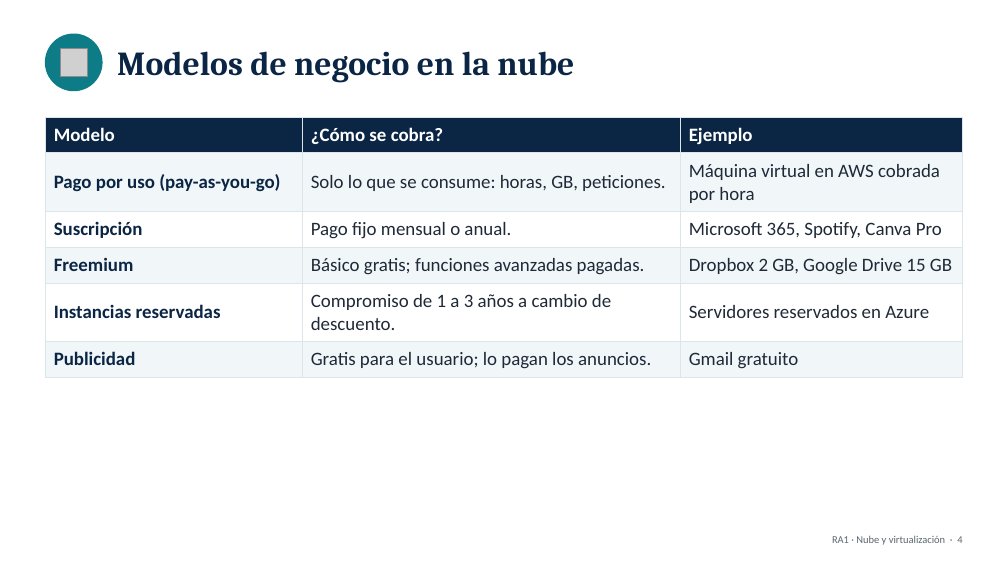
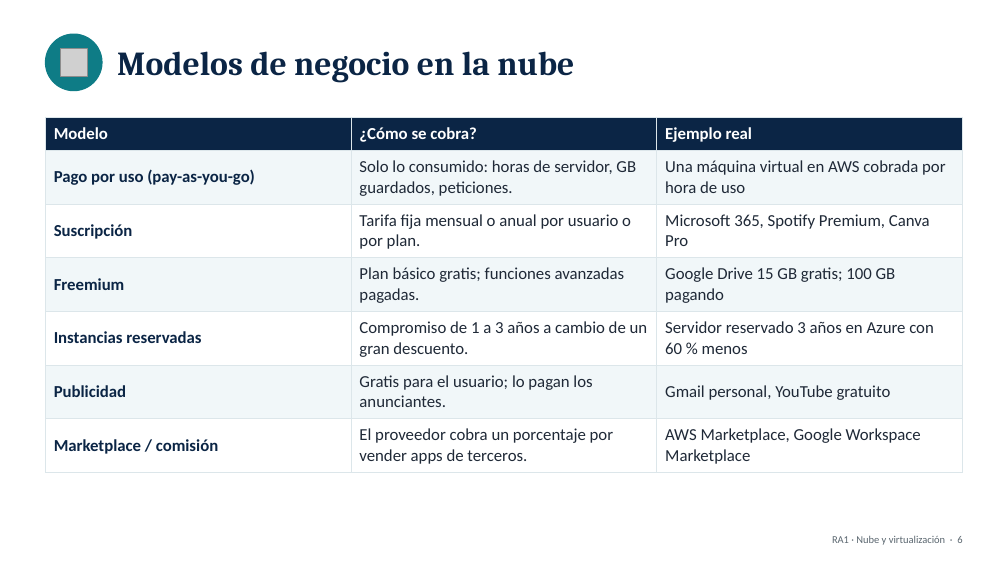
Before and after one commit to HrndzEricka/CABANA, a slide deck: slide 7 of 11-3/presentaciones/RA1_Nube_y_Virtualizacion.pptx (slide 5 before the commit). Drawn at 1008x567 pixels with LibreOffice and Linux fonts; fonts in the diff are those of the drawing; grey boxes stand for pictures. Boxes give left, top, right and bottom in pixels: in the first picture for what was removed or moved away, otherwise in the second. Text is boxed around its words. In the diff, an @@ line names an element or a change of style, - is before the commit and + after.

```diff
--- a/11-3/presentaciones/RA1_Nube_y_Virtualizacion.pptx
+++ b/11-3/presentaciones/RA1_Nube_y_Virtualizacion.pptx
@@ table at <box>45,117,962,468</box> @@
-row 1: Modelo | ¿Cómo se cobra? | Ejemplo
-row 2: Pago por uso (pay-as-you-go) | Solo lo que se consume: horas, GB, peticiones. | Máquina virtual en AWS cobrada por hora
-row 3: Suscripción | Pago fijo mensual o anual. | Microsoft 365, Spotify, Canva Pro
-row 4: Freemium | Básico gratis; funciones avanzadas pagadas. | Dropbox 2 GB, Google Drive 15 GB
-row 5: Instancias reservadas | Compromiso de 1 a 3 años a cambio de descuento. | Servidores reservados en Azure
-row 6: Publicidad | Gratis para el usuario; lo pagan los anuncios. | Gmail gratuito
+row 1: Modelo | ¿Cómo se cobra? | Ejemplo real
+row 2: Pago por uso (pay-as-you-go) | Solo lo consumido: horas de servidor, GB guardados, peticiones. | Una máquina virtual en AWS cobrada por hora de uso
+row 3: Suscripción | Tarifa fija mensual o anual por usuario o por plan. | Microsoft 365, Spotify Premium, Canva Pro
+row 4: Freemium | Plan básico gratis; funciones avanzadas pagadas. | Google Drive 15 GB gratis; 100 GB pagando
+row 5: Instancias reservadas | Compromiso de 1 a 3 años a cambio de un gran descuento. | Servidor reservado 3 años en Azure con 60 % menos
+row 6: Publicidad | Gratis para el usuario; lo pagan los anunciantes. | Gmail personal, YouTube gratuito
+row 7: Marketplace / comisión | El proveedor cobra un porcentaje por vender apps de terceros. | AWS Marketplace, Google Workspace Marketplace
@@ text at <box>832,536,962,545</box>: text changed @@
-RA1 · Nube y virtualización · 4
+RA1 · Nube y virtualización · 6
```
Also in this commit, not shown: 26 other slides changed, 30 slides added, 5 slides removed, 4 other files.
